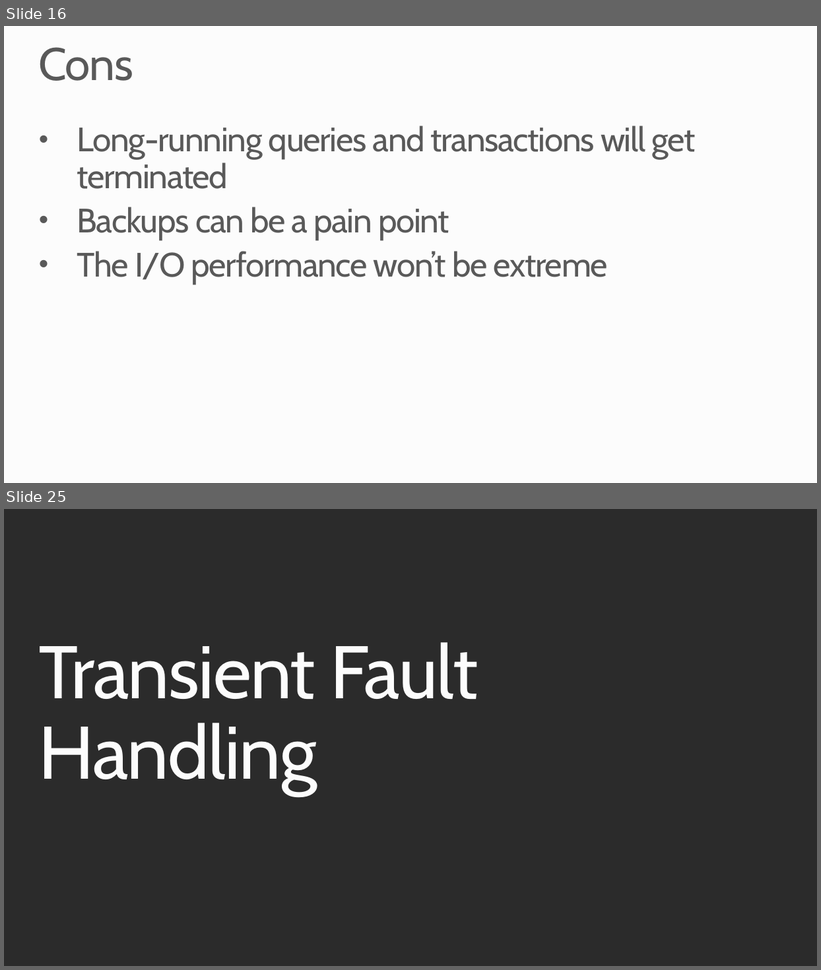
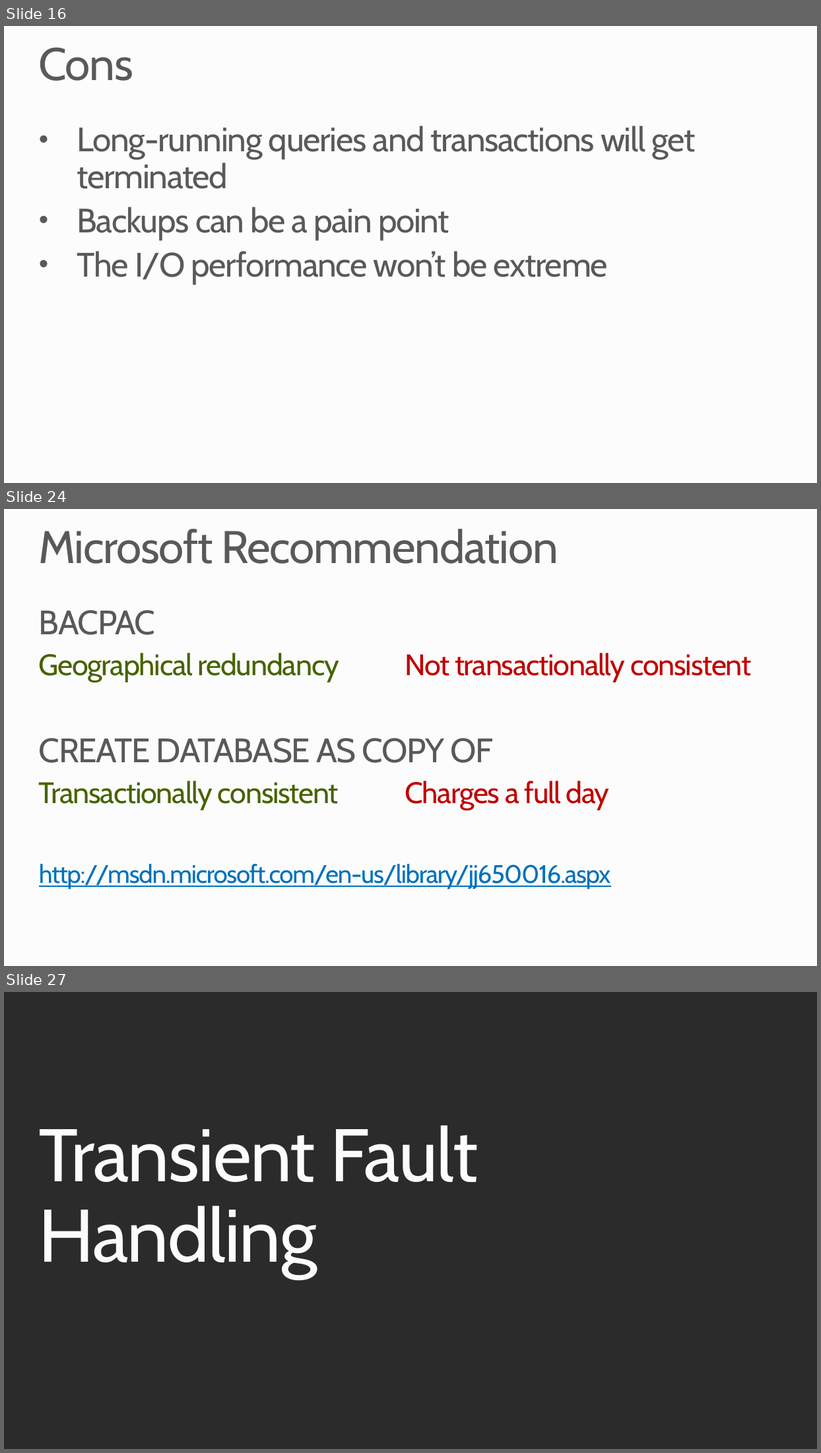
Before and after one commit to robdmoore/SQLAzureTransientDemo, a slide deck: Presentation.pptx. Shown one above the other, each under a label of ours: slides 16 and 25 before the commit, slides 16, 24 and 27 after it; the slides between them are not shown. The pictures are 821x970 and 821x1453 pixels, drawn with LibreOffice and Linux fonts; fonts in the diff are those of the drawing; background and template pictures are left out; a plain dark background stands for a picture behind light text. Boxes give left, top, right and bottom in pixels: in the first picture for what was removed or moved away, otherwise in the second. Text is boxed around its words. In the diff, an @@ line names an element or a change of style, - is before the commit and + after.

```diff
--- a/Presentation.pptx
+++ b/Presentation.pptx
@@ slide 24 added at [4,509,817,966], background #FCFCFC @@
@@ title added at [38,529,558,564], 54 pt, text #595959 @@
+Microsoft Recommendation
@@ text added at [39,610,751,890], 35 pt, text #0071BC @@
+BACPAC
+Geographical redundancy Not transactionally consistent
+CREATE DATABASE AS COPY OF
+Transactionally consistent Charges a full day
+http://msdn.microsoft.com/en-us/library/jj650016.aspx
@@ what was slide 25 is now slide 27 @@
```
Also in this commit, not shown: 9 slides changed, 14 other slides added, 11 slides removed.
